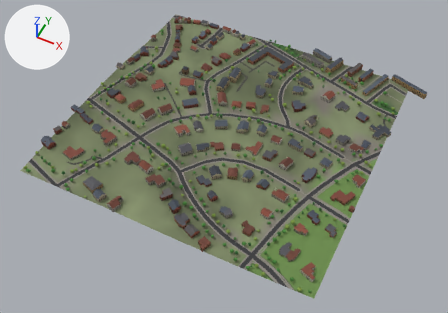
Two versions of the glTF model glasgow-subway/data/city/city_4_8.glb, one commit apart.
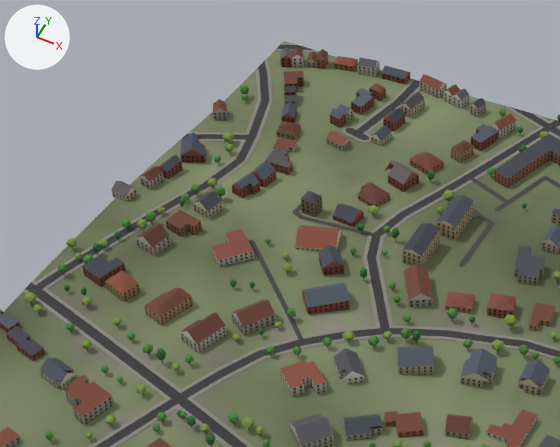
The first picture shows the older version from a camera (50 mm lens) standing at (-1022.0, -2431.0, 791.0) and looking at (-1340.0, -1795.0, -5.0). The close-ups show the older and then the newer version on the part from 17% to 60% of the width and 0% to 49% of the height of that picture. Only the edits that show in the close-ups are written down. Every picture has the same lights, and +X, +Y and +Z are marked at upper left. Where no turn or scale is listed for an object, it has been applied to the vertices. Vertices at exactly the same position are counted once.

The scene before the commit, as lines of its bpy script (objects in view):
```python
me_buildings_4_8 = bpy.data.meshes.new('buildings_4_8')
me_buildings_4_8.from_pydata(...)  # 3313 vertices, 4230 faces; spans x -272.0..272.0, y -256.0..256.0, z -17.0..17.0
# faces by material slot: [1802, 2428]
me_buildings_4_8.materials.append(mat_mat_wall_stone)
me_buildings_4_8.materials.append(mat_mat_roof)
me_roads_4_8 = bpy.data.meshes.new('roads_4_8')
me_roads_4_8.from_pydata(...)  # 2649 vertices, 2607 faces; spans x -250.0..250.0, y -250.0..250.0, z -11.0..11.0
# faces by material slot: [816, 1791]
me_roads_4_8.materials.append(mat_mat_road)
me_roads_4_8.materials.append(mat_mat_pavement)
me_terrain_4_8 = bpy.data.meshes.new('terrain_4_8')
me_terrain_4_8.from_pydata(...)  # 676 vertices, 1250 faces; spans x -250.0..250.0, y -250.0..250.0, z -11.0..11.0
me_terrain_4_8.materials.append(mat_mat_green)
ob_buildings_4_8 = bpy.data.objects.new('buildings_4_8', me_buildings_4_8)
ob_buildings_4_8.location = (-1338.4, -1745.6, 34.0)
ob_roads_4_8 = bpy.data.objects.new('roads_4_8', me_roads_4_8)
ob_roads_4_8.location = (-1350.0, -1750.0, 28.7)
ob_terrain_4_8 = bpy.data.objects.new('terrain_4_8', me_terrain_4_8)
ob_terrain_4_8.location = (-1350.0, -1750.0, 28.4)
```
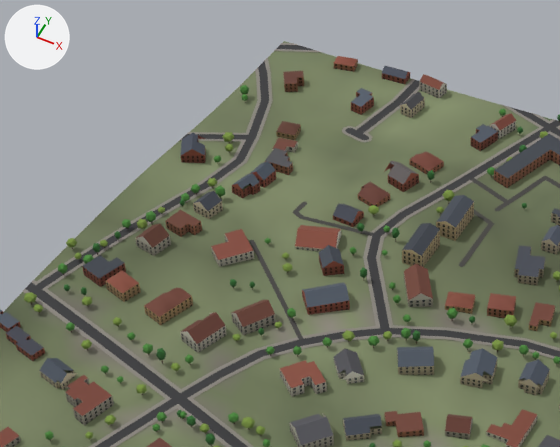
Location of each change, (x1, y1, x2, y2) in pixels of the close-ups (560 x 447 px):
'buildings_4_8', reshaped
    before: (0, 47, 560, 447)
    after: (0, 56, 560, 447)
part 1 of me_buildings_4_8, deleted
    before: (111, 47, 486, 217)

The change in detail:
me_buildings_4_8 is used by ob_buildings_4_8; location (-1338.4, -1745.6, 34.0).
me_buildings_4_8 had 3313 vertices, 4230 faces and spanned x -272.0..272.0, y -256.0..256.0, z -17.0..17.0.
me_buildings_4_8 now has 2041 vertices, 2487 faces and spans x -272.0..272.0, y -256.0..256.0, z -17.0..17.0.
me_buildings_4_8 part 1: 28 loose pieces with 475 vertices, spanning x -265.0..239.0, y -188.0..245.0, z -17.0..15.0, are deleted.
Other edits to the shape of me_buildings_4_8 do not show in these pictures.
